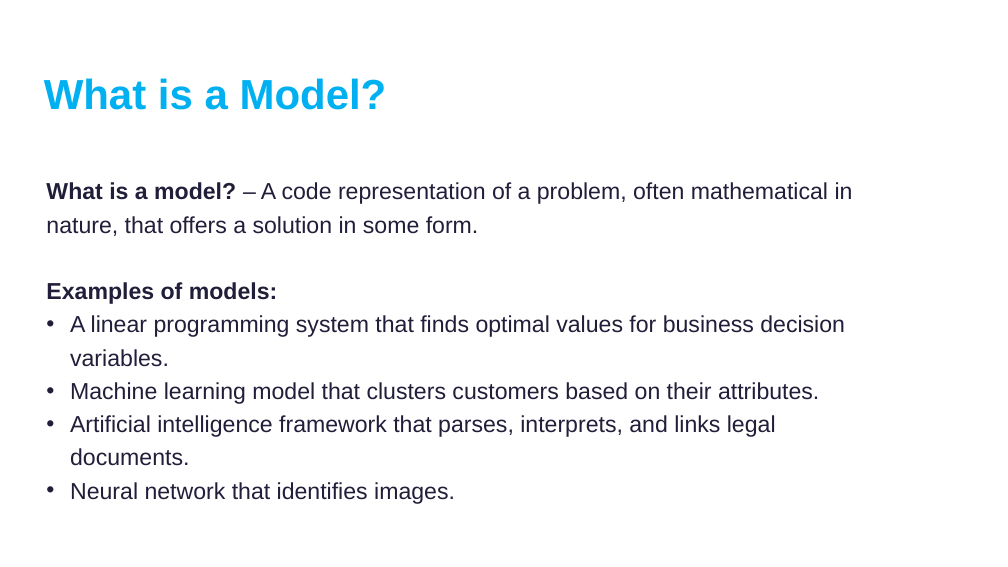
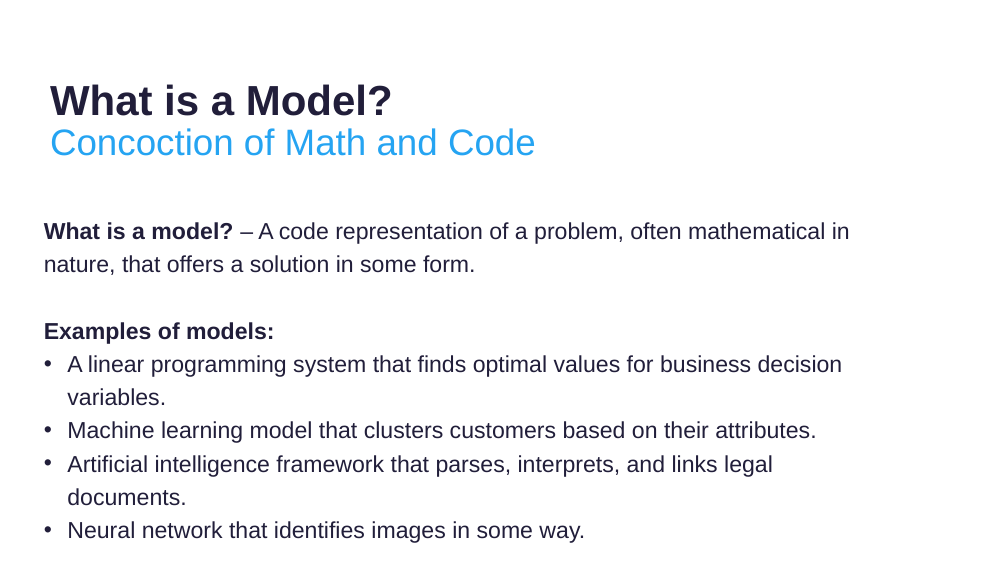
Before and after one commit to thomasnield/kotlinconf-datascience-talk, a slide deck: slide 10 of kotlin_for_data_science.pptx. Drawn at 1008x567 pixels with LibreOffice and Linux fonts; fonts in the diff are those of the drawing; background and template pictures are left out. Boxes give left, top, right and bottom in pixels: in the first picture for what was removed or moved away, otherwise in the second. Text is boxed around its words. In the diff, an @@ line names an element or a change of style, - is before the commit and + after.

```diff
--- a/kotlin_for_data_science.pptx
+++ b/kotlin_for_data_science.pptx
@@ text "What is a Model?" at (50,84,393,116): text colour #00B0F0 to #211E3A @@
@@ text added at (50,128,536,156), 70 pt, text #25A4F2 @@
+Concoction of Math and Code
@@ text "What is a model? – ...": place and size @@
-text "What is a model? – ..." at (46,182,853,504)
+text "What is a model? – ..." at (44,222,850,543)
@@ text at (67,521,585,543): text changed @@
-• Neural network that identifies images.
+• Neural network that identifies images in some way.
```
Also in this commit, not shown: 15 other slides changed.
